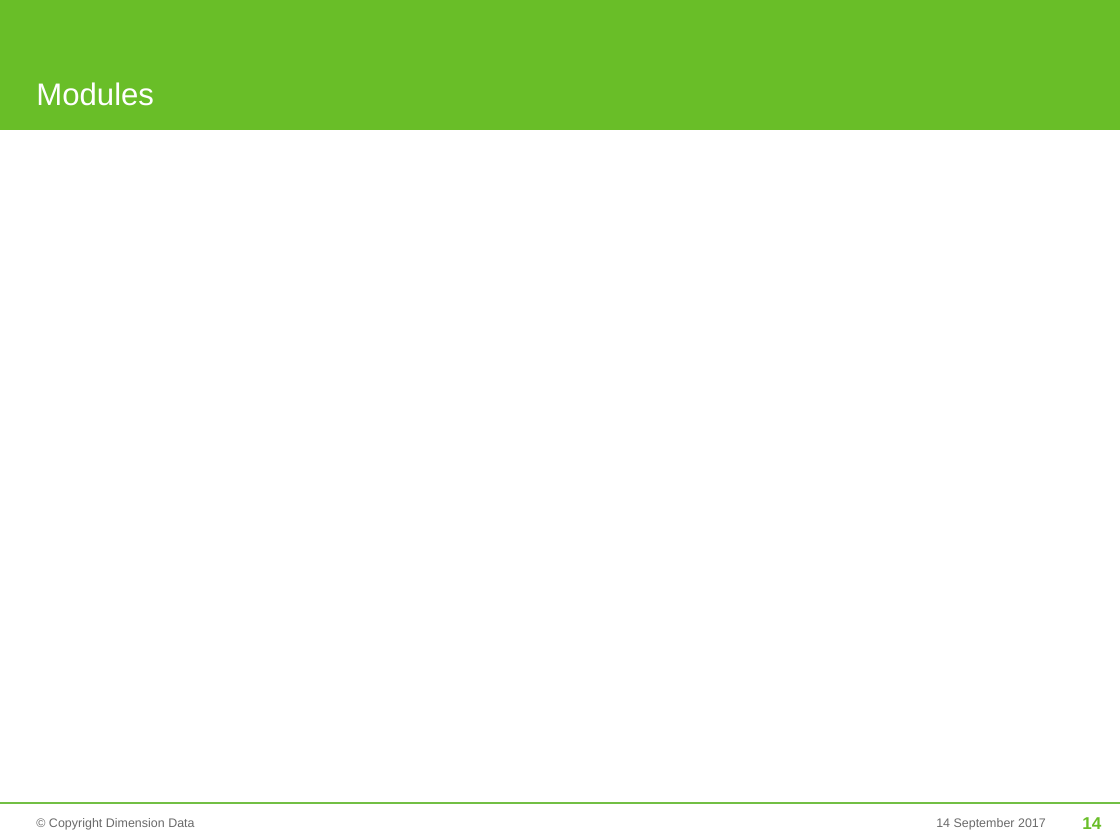
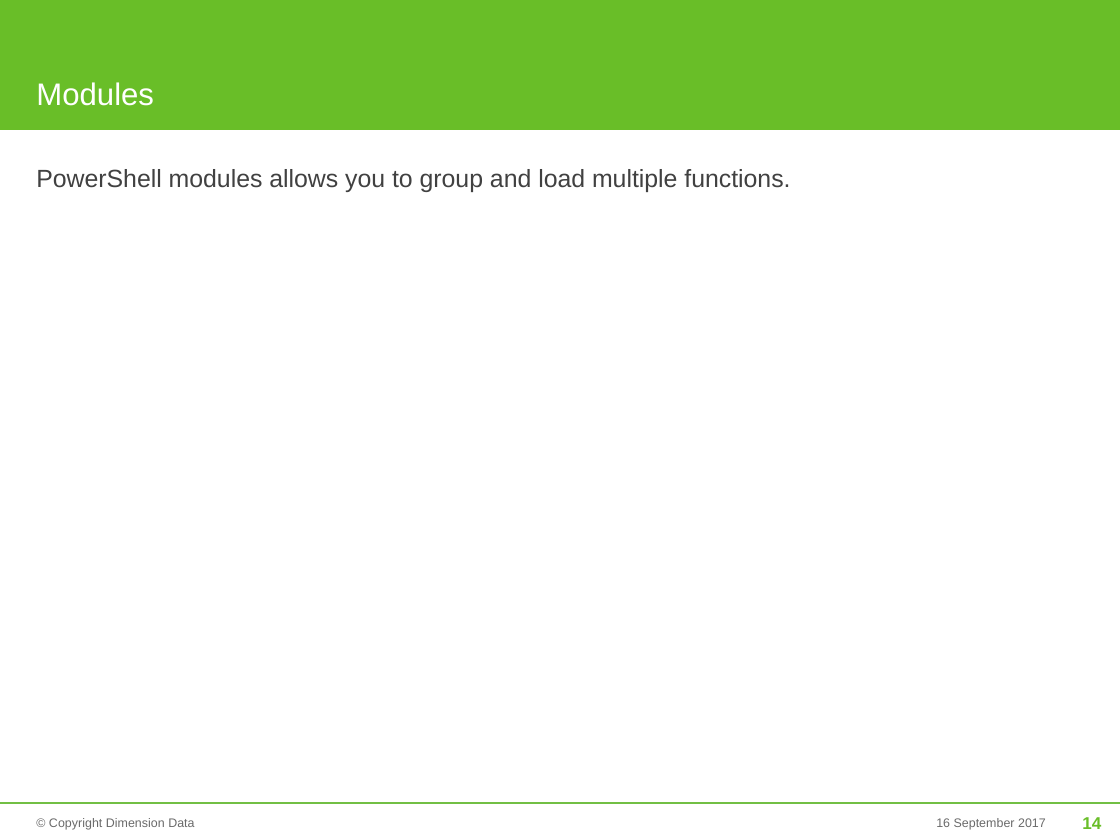
Before and after one commit to mjrio/mjr-tooling-poweshell, a slide deck: slide 14 of BasicPowerShell.pptx. Drawn at 1120x840 pixels with LibreOffice and Linux fonts; fonts in the diff are those of the drawing; background and template pictures are left out. Boxes give left, top, right and bottom in pixels: in the first picture for what was removed or moved away, otherwise in the second. Text is boxed around its words. In the diff, an @@ line names an element or a change of style, - is before the commit and + after.

Commit message:
Added demo script commands and variables and functions section

```diff
--- a/BasicPowerShell.pptx
+++ b/BasicPowerShell.pptx
@@ text added at [36, 169, 790, 192], 16 pt, text #414141 @@
+PowerShell modules allows you to group and load multiple functions.
@@ text at [936, 818, 1046, 830]: text changed @@
-14 September 2017
+16 September 2017
```
Also in this commit, not shown: 41 other slides changed, 1 slide added, 1 slide removed, 2 other files.
